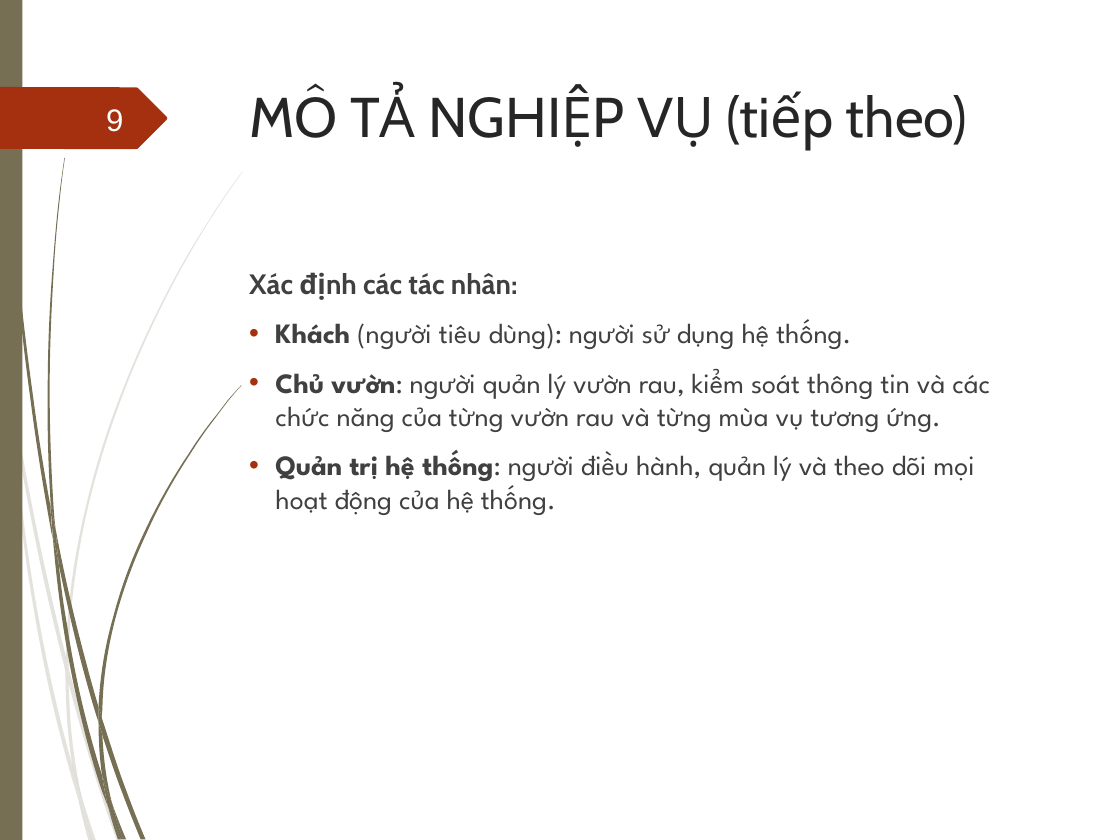
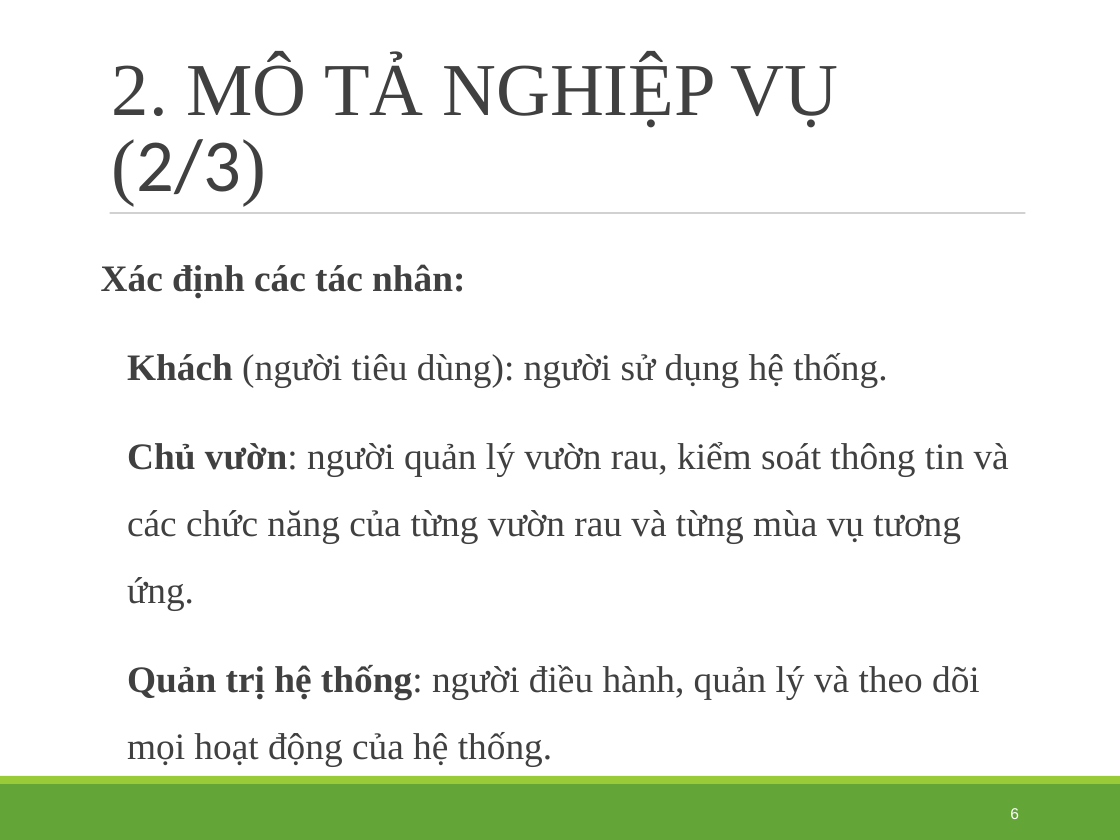
Before and after one commit to Trinhleo/vegetableApp, a slide deck: slide 6 of BÁO-CÁO-ĐỒ-ÁN-TỐT-NGHIỆP - Khanhtrinh.ppt (slide 9 before the commit). Drawn at 1120x840 pixels with LibreOffice and Linux fonts; fonts in the diff are those of the drawing; background and template pictures are left out. Boxes give left, top, right and bottom in pixels: in the first picture for what was removed or moved away, otherwise in the second. Text is boxed around its words. In the diff, an @@ line names an element or a change of style, - is before the commit and + after.

```diff
--- a/BÁO-CÁO-ĐỒ-ÁN-TỐT-NGHIỆP - Khanhtrinh.ppt
+++ b/BÁO-CÁO-ĐỒ-ÁN-TỐT-NGHIỆP - Khanhtrinh.ppt
@@ rectangle removed at (0,0,22,840) @@
@@ title "2. MÔ TẢ NGHIỆP VỤ ..." at (112,57,838,206): vertical alignment top to bottom @@
@@ title at (112,57,838,206): text changed; size 36 to 48 pt; font Cabin to Times New Roman; text colour #262626 to #404040 @@
-MÔ TẢ NGHIỆP VỤ (tiếp theo)
+2. MÔ TẢ NGHIỆP VỤ
+(2/3)
@@ freeform shape removed at (0,87,167,150) @@
@@ page number removed at (106,109,123,132) @@
-9
@@ text "Xác định các tác nhân:": place and size @@
-text "Xác định các tác nhân:" at (249,273,990,515)
+text "Xác định các tác nhân:" at (101,264,1009,767)
@@ text "Xác định các tác nhân:" at (101,264,1009,767): size 18 to 24 pt, font League Spartan to Times New Roman; font Cabin to Times New Roman in "Xác định các tác nhân:"; line spacing 1 to 1.5; more space between paragraphs; bullet • to  ; bullet colour #A53010 to #99CB38 @@
@@ line added from (110, 213) to (1025, 213), #7F7F7F 0.51 pt @@
@@ rectangle added at (0,776,1120,784), fill #99CB38 @@
@@ group removed at (0,171,243,840): 10 freeform shapes @@
@@ group removed at (2,0,242,840): 12 freeform shapes @@
@@ rectangle added at (0,784,1120,840), fill #63A537 @@
@@ page number added at (1010,808,1019,819), 10 pt, text #FEFFFF @@
+6
```
Also in this commit, not shown: 10 other slides changed, 2 slides added, 2 slides removed, 25 other files.
